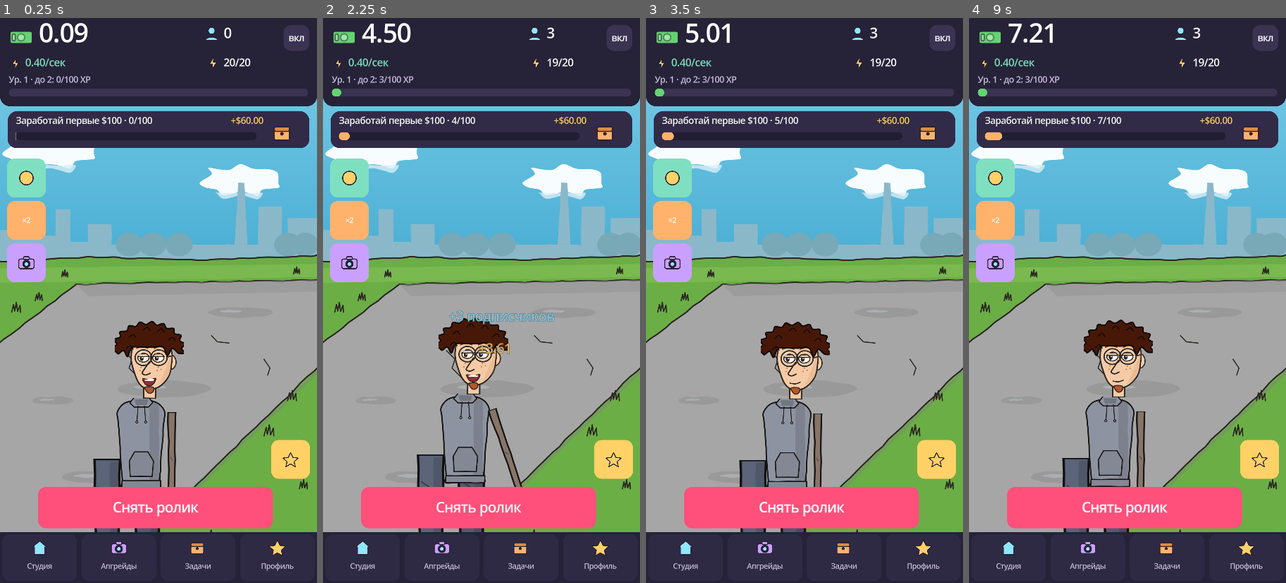
Above: before the commit, frames 1-4 (left to right).
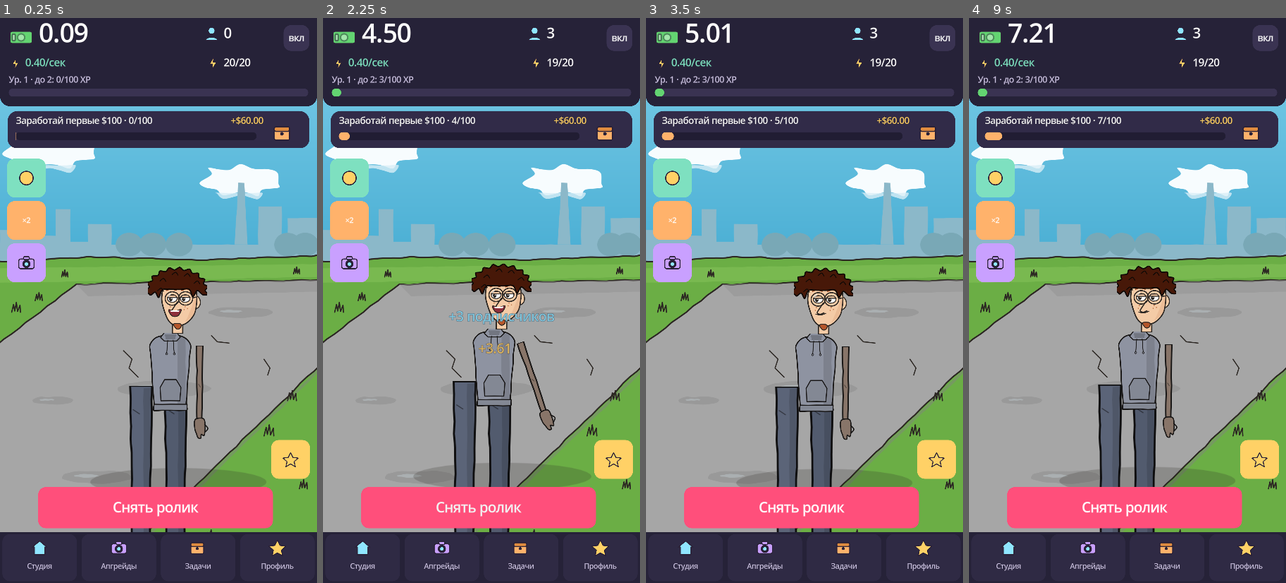
Above: after the commit, the same moments.

Repository: mcvadi777-code/clipstar
Game: Godot game, scene res://scenes/main.tscn
Same seed, same stepped clock (60 frames per second), same inputs: the game is played once before the commit and once after it.
Inputs (mouse positions are in pixels of both pictures, inside the frame that each line leads up to):
- Up to frame 1 (0.25 s): no input
- Up to frame 2 (2.25 s): click "вкл" at 0.5 s; click "выкл" at 1.25 s; click "Снять ролик" at 2 s
- Up to frame 3 (3.5 s): click "Студия" at 2.75 s
- Up to frame 4 (9 s): click "Апгрейды" at 3.5 s; click "Задачи" at 4.25 s; click "Профиль" at 5 s; click (994, 176) at 5.75 s; click "×2" at 6.5 s; click (994, 260) at 7.25 s; click (1260, 458) at 8 s; click "Закрыть" at 8.75 s

The runs differ from the first frame. In frame 1, 7.8% of the frame differs, in the area x 28-84%, y 44-91%; in frame 2, 8.1%, in the area x 28-85%, y 43-91%; in frame 3, 7.8%; in frame 4, 7.9%.

Commit message:
2d: scripts/world/studio_view.gd

Diff:
--- a/scripts/world/studio_view.gd
+++ b/scripts/world/studio_view.gd
@@ -6,7 +6,7 @@
 
 const ART: String = "res://assets/art_hi/"
 const BG_STAGES: Array = ["bg_yard", "bg_yard", "bg_bridge", "bg_bridge", "bg_rich"]
-const CHAR_SCALE: float = 0.72
+const CHAR_SCALE: float = 0.62
 
 var bg: TextureRect
 var char_root: Control
@@ -55,7 +55,7 @@
 	var body: TextureRect = _part("char_body_hoodie", Vector2(290.0, 230.0), Vector2(310.0, 440.0))
 	body.modulate = Color("#8e93a1")
 
-	arm = _part("char_arm", Vector2(540.0, 300.0), Vector2(120.0, 520.0))
+	arm = _part("char_arm", Vector2(556.0, 300.0), Vector2(120.0, 520.0))
 	arm.pivot_offset = Vector2(60.0, 60.0)
 	arm.modulate = Color("#8e93a1")
 
@@ -64,7 +64,7 @@
 	var hair: TextureRect = _part("char_hair", Vector2(320.0, -150.0), Vector2(330.0, 200.0))
 	hair.modulate = Color("#5b3f2e")
 
-	mouth = _part("mouth_smile", Vector2(445.0, 130.0), Vector2(78.0, 52.0))
+	mouth = _part("mouth_smile", Vector2(428.0, 92.0), Vector2(86.0, 58.0))
 
 
 func _part(file: String, pos: Vector2, sz: Vector2) -> TextureRect:
@@ -112,7 +112,7 @@
 	if char_root == null:
 		return
 	var bob: float = sin(_time * 2.1) * 8.0
-	char_root.position = Vector2(size.x * 0.5 - 380.0, size.y - 800.0 + bob)
+	char_root.position = Vector2(size.x * 0.5 - 380.0 * CHAR_SCALE, size.y - 997.0 + bob)
 	_tap_scale = lerpf(_tap_scale, 1.0, minf(delta * 8.0, 1.0))
 	char_root.scale = Vector2(CHAR_SCALE * _tap_scale, CHAR_SCALE * (2.0 - _tap_scale))
 	if _mouth_timer > 0.0:
